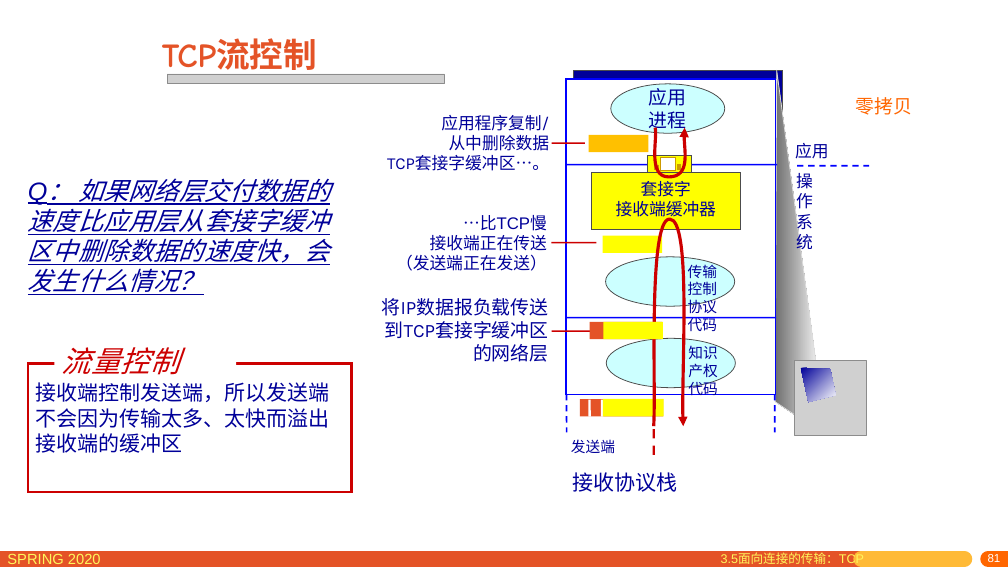
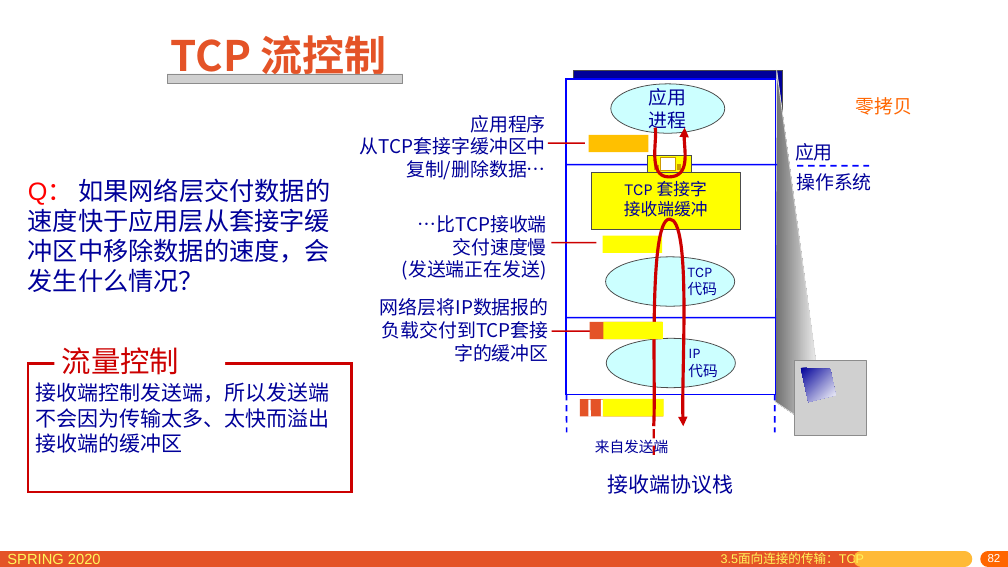
Before and after one commit to network-distributed/presentations, a slide deck: slide 82 of chapter3_cn.pptx (slide 81 before the commit). Drawn at 1008x567 pixels with LibreOffice and Linux fonts; fonts in the diff are those of the drawing; grey boxes stand for pictures. Boxes give left, top, right and bottom in pixels: in the first picture for what was removed or moved away, otherwise in the second. Text is boxed around its words. In the diff, an @@ line names an element or a change of style, - is before the commit and + after.

```diff
--- a/chapter3_cn.pptx
+++ b/chapter3_cn.pptx
@@ title at bbox=[171, 29, 387, 82]: text changed; size 32 to 40 pt; font Comic Neue to Noto Sans CJK SC @@
-TCP流控制
+TCP 流控制
@@ picture: place and size @@
-picture at bbox=[167, 74, 445, 84]
+picture at bbox=[167, 74, 403, 84]
@@ text at bbox=[360, 115, 546, 180]: text changed; size 16 to 18 pt; font Karla to Noto Sans CJK SC @@
-应用程序复制/
-从中删除数据
-TCP套接字缓冲区…。
+应用程序
+从TCP套接字缓冲区中
+复制/删除数据…
@@ line moved from (552, 143) - (585, 143) to (548, 143) - (585, 143) @@
@@ text "应用" at bbox=[795, 143, 833, 161]: size 16 to 18 pt, font Karla to Noto Sans CJK SC @@
@@ text at bbox=[28, 178, 330, 292]: text changed; italic off @@
-Q： 如果网络层交付数据的速度比应用层从套接字缓冲区中删除数据的速度快，会发生什么情况？
+Q： 如果网络层交付数据的速度快于应用层从套接字缓冲区中移除数据的速度，会发生什么情况？
@@ text at bbox=[624, 178, 708, 220]: text changed @@
-套接字
-接收端缓冲器
+TCP 套接字
+接收端缓冲
@@ text "操作系统" at bbox=[796, 173, 872, 191]: size 16 to 18 pt, font Karla to Noto Sans CJK SC @@
@@ text at bbox=[402, 215, 547, 280]: text changed; size 16 to 18 pt; font Karla to Noto Sans CJK SC @@
-…比TCP慢
-接收端正在传送
-（发送端正在发送）
+…比TCP接收端
+交付速度慢
+(发送端正在发送)
@@ text at bbox=[688, 263, 713, 277]: text changed @@
-传输控制协议
+TCP
@@ text at bbox=[380, 298, 549, 316]: text changed; font Karla to Noto Sans CJK SC @@
-将IP数据报负载传送到TCP套接字缓冲区的网络层
+网络层将IP数据报的负载交付到TCP套接字的缓冲区
@@ text "流量控制" at bbox=[62, 347, 179, 375]: font Karla to Noto Sans CJK SC, italic off @@
@@ text at bbox=[688, 348, 700, 358]: text changed @@
-知识产权
+IP
@@ text at bbox=[595, 437, 669, 455]: text changed @@
-发送端
+来自发送端
@@ text at bbox=[608, 474, 734, 494]: text changed @@
-接收协议栈
+接收端协议栈
@@ page number at bbox=[988, 554, 1001, 562]: text changed @@
-81
+82
```
Also in this commit, not shown: 74 other slides changed, 1 slide added, 1 other file.
